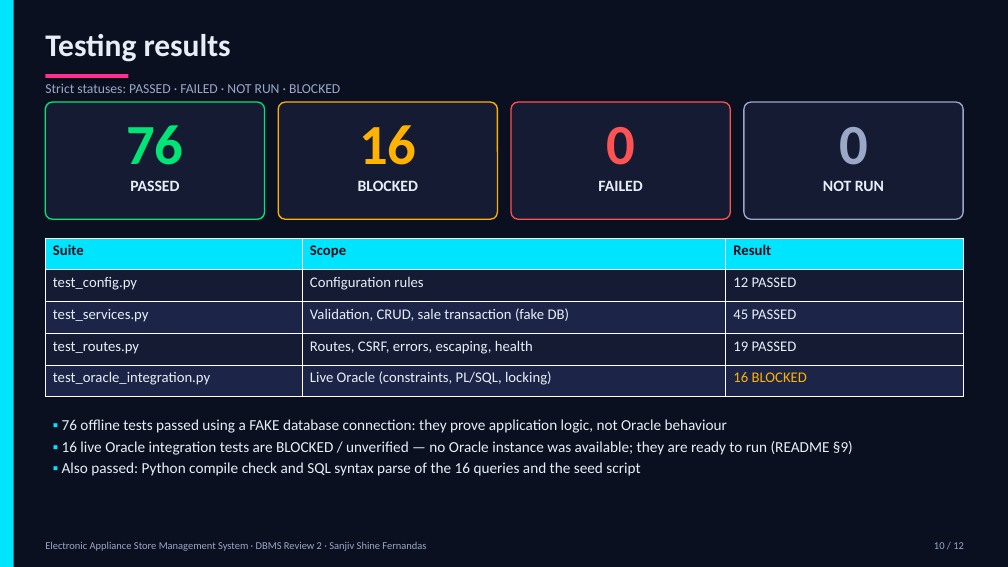
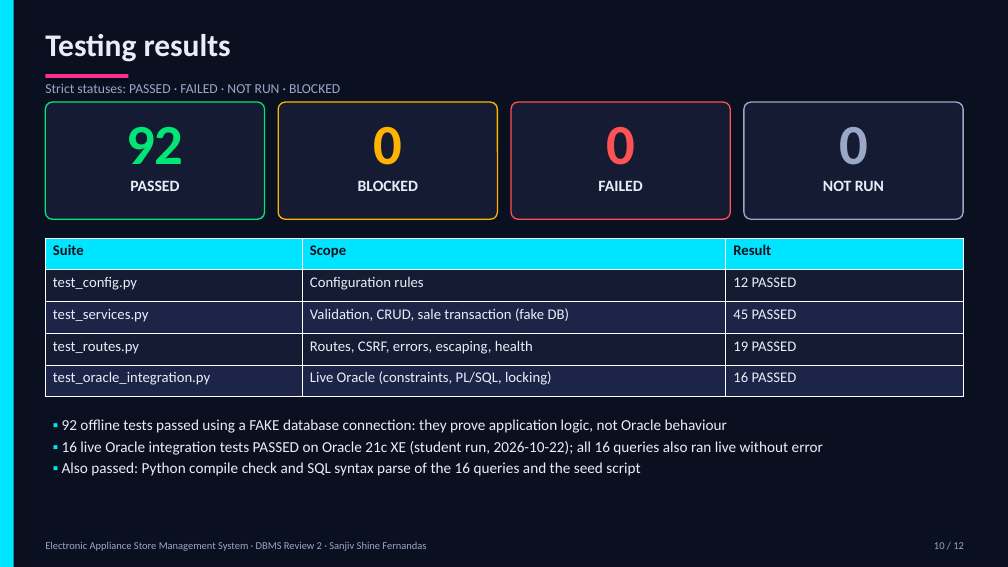
Before and after one commit to sanjiv283/Electronic_Appliance_Store_Manager, a slide deck: slide 10 of docs/Review_2_Presentation.pptx. Drawn at 1008x567 pixels with LibreOffice and Linux fonts; fonts in the diff are those of the drawing. Boxes give left, top, right and bottom in pixels: in the first picture for what was removed or moved away, otherwise in the second. Text is boxed around its words. In the diff, an @@ line names an element or a change of style, - is before the commit and + after.

```diff
--- a/docs/Review_2_Presentation.pptx
+++ b/docs/Review_2_Presentation.pptx
@@ text at [126, 127, 183, 164]: text changed @@
-76
+92
@@ text at [373, 127, 402, 165]: text changed @@
-16
+0
@@ table at [45, 238, 964, 397] @@
-row 5, column 3: 16 BLOCKED
+row 5, column 3: 16 PASSED
@@ text at [62, 419, 823, 455]: text changed @@
-▪ 76 offline tests passed using a FAKE database connection: they prove application logic, not Oracle behaviour
-▪ 16 live Oracle integration tests are BLOCKED / unverified — no Oracle instance was available; they are ready to run (README §9)
+▪ 92 offline tests passed using a FAKE database connection: they prove application logic, not Oracle behaviour
+▪ 16 live Oracle integration tests PASSED on Oracle 21c XE (student run, 2026-10-22); all 16 queries also ran live without error
```
Also in this commit, not shown: 2 other slides changed, 6 other files.
